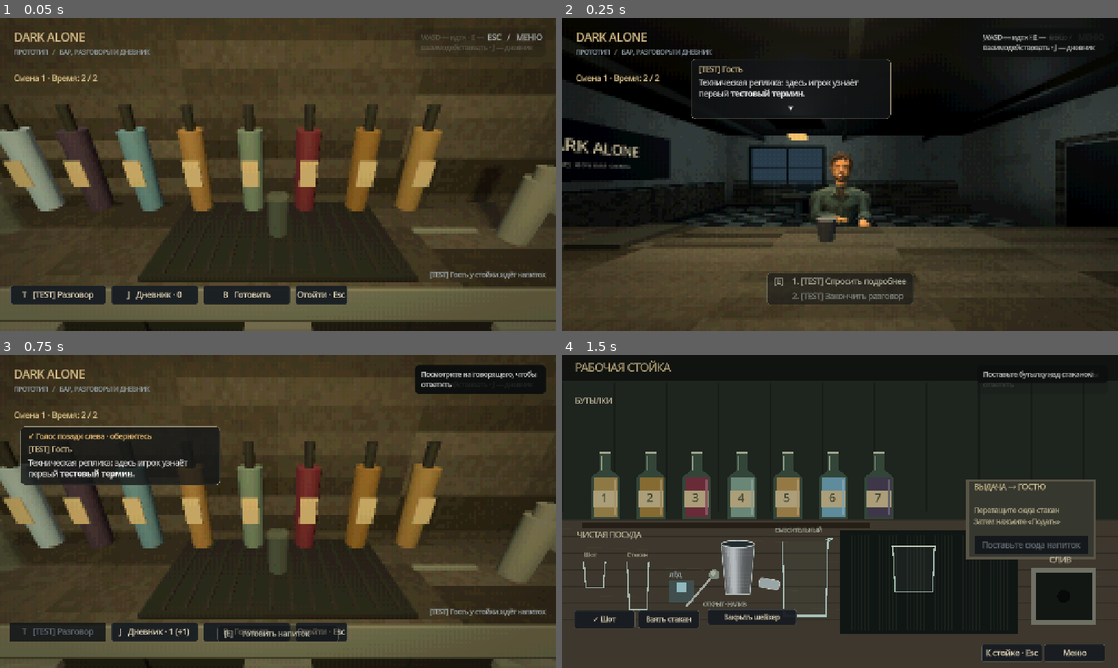
Above: before the commit, frames 1-4 (two rows, left to right).
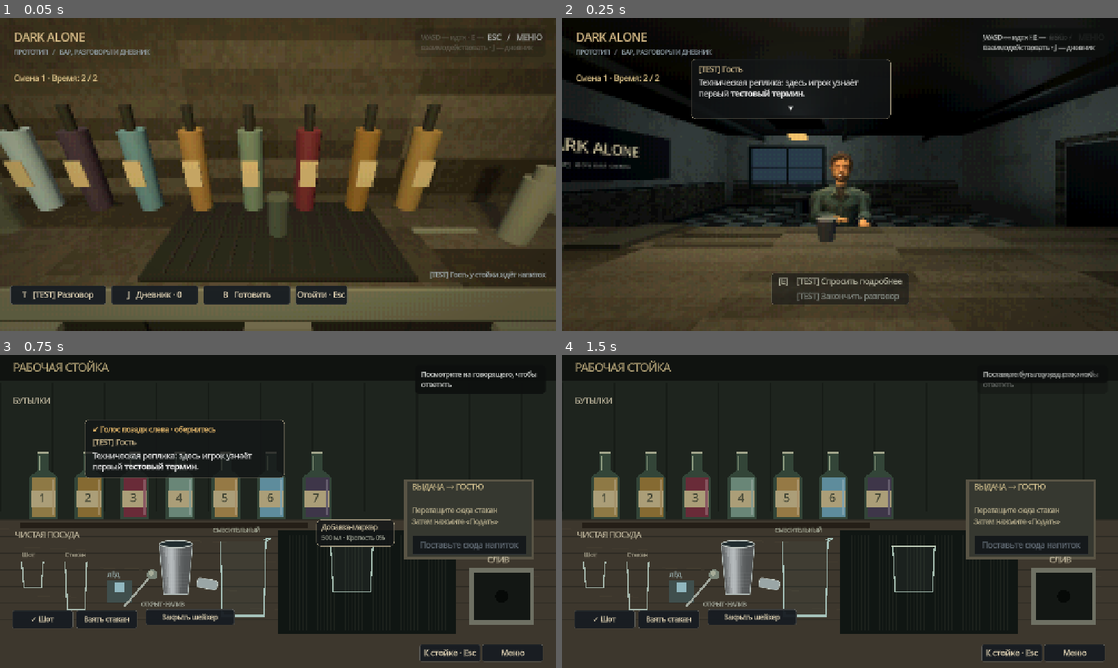
Above: after the commit, the same moments.

Repository: ZetMGC/Dark-Alone
Game: Godot game, scene res://tests/dialogue_bubble_test.tscn
The game is run twice, just before and just after one commit, with the same random seed, the same clock (stepped at 60 frames per second) and the same inputs. This scene is started directly instead of the project's main scene.
Inputs (mouse positions are in pixels of both pictures, inside the frame that each line leads up to):
- Up to frame 1 (0.05 s): no input
- Up to frame 2 (0.25 s): no input
- Up to frame 3 (0.75 s): tap Enter at 0.5 s; move the mouse to (305, 511) at 0.52 s; hold W (move_forward) from 0.53 s (still down); hold E (interact) from 0.53 s (still down); click (305, 511) at 0.67 s
- Up to frame 4 (1.5 s): right-click (867, 511) at 0.8 s; release W (move_forward) at 1.25 s; release E (interact) at 1.25 s; drag from (728, 527) to (812, 574) at 1.27 s

Frame 1 is identical in both runs. In frame 2, 0.6% of the frame differs, in the area x 36-64%, y 81-92%; in frame 3, 73%, in the area x 0-100%, y 0-100%; in frame 4, less than 0.1%.

Commit message:
feat: replace numeric replies with pointer selection and integrate visitor

Diff:
--- a/scripts/player/free_roam_camera.gd
+++ b/scripts/player/free_roam_camera.gd
@@ -15,6 +15,12 @@
 var _return_basis: Basis
 var _nearby: PackedStringArray = []
 var _dialogue_look: bool = false
+var dialogue_pointer: bool = false
+
+func set_dialogue_pointer(value: bool) -> void:
+	if dialogue_pointer != value:
+		dialogue_pointer = value
+		_update_capture()
 
 
 func set_dialogue_look(enabled: bool) -> void:
@@ -118,7 +124,7 @@
 
 
 func _update_capture() -> void:
-	if ((_controls_enabled and not focus_active) or _dialogue_look) and not is_transitioning and _window_focused and view.current and DisplayServer.get_name() != "headless":
+	if not dialogue_pointer and ((_controls_enabled and not focus_active) or _dialogue_look) and not is_transitioning and _window_focused and view.current and DisplayServer.get_name() != "headless":
 		if Input.mouse_mode != Input.MOUSE_MODE_CAPTURED:
 			Input.mouse_mode = Input.MOUSE_MODE_CAPTURED
 	else:
--- a/scripts/ui/dialogue_bubble_panel.gd
+++ b/scripts/ui/dialogue_bubble_panel.gd
@@ -95,6 +95,8 @@
 		var row = preload("res://scripts/ui/reply_choice_row.gd").new()
 		%VoiceChoices.add_child(row)
 		row.set_choice(str(choice.text), index, _choices_data.size(), index == selected_index, %VoiceText.get_theme_font("normal_font"))
+		row.hovered.connect(_hover_choice.bind(index))
+		row.activated.connect(func() -> void: submit_choice(index))
 	_refresh_selection()
 
 
@@ -103,6 +105,8 @@
 		super.set_open(value)
 		return
 	screen.visible = value
+	if not value:
+		_set_reply_pointer(false)
 	screen.mouse_filter = Control.MOUSE_FILTER_IGNORE
 	$Screen/Card.hide()
 	$Screen/Shade.hide()
@@ -237,6 +241,7 @@
 	if _runner == null or not _runner.active:
 		%VoiceBubble.hide()
 		%VoiceReplies.hide()
+		_set_reply_pointer(false)
 		%VoiceHint.hide()
 		_position_ready = false
 		_edge_side = 0
@@ -245,6 +250,7 @@
 		looking_at_speaker = false
 		%VoiceBubble.hide()
 		%VoiceReplies.hide()
+		_set_reply_pointer(false)
 		return
 	%VoiceBubble.visible = _speech_alpha > 0
 	var head := _speaker.global_position + Vector3.UP * 0.36
@@ -288,6 +294,7 @@
 		%VoiceDirection.text = "Голос за преградой · посмотрите на говорящего"
 	%VoiceTail.visible = not edge_mode
 	%VoiceReplies.visible = can_answer() and not _terminal and not _choices_data.is_empty()
+	_set_reply_pointer(%VoiceReplies.visible)
 	var reply_rect := preload("res://scripts/ui/reply_panel_layout.gd").rect(%VoiceChoices, area)
 	%VoiceReplies.offset_left = -reply_rect.size.x * 0.5
 	%VoiceReplies.offset_right = reply_rect.size.x * 0.5
@@ -295,7 +302,7 @@
 	%VoiceReplies.offset_bottom = -60
 	if %VoiceReplies.visible and selected_index >= 0 and selected_index < %VoiceChoices.get_child_count():
 		(%VoiceChoices.get_parent() as ScrollContainer).ensure_control_visible(%VoiceChoices.get_child(selected_index))
-	%VoiceReplyHelp.text = "E — закончить разговор" if _terminal else "1–9 — ответить · Колесо — выбор · E — подтвердить"
+	%VoiceReplyHelp.text = "E — закончить разговор" if _terminal else "E — подтвердить"
 	%VoiceHint.text = "E — показать реплику целиком · J — дневник · Esc — меню" if not is_line_complete() else ("Посмотрите на говорящего, чтобы ответить" if not looking_at_speaker else "J — дневник · Esc — меню · Backspace — прервать")
 	if is_line_complete() and not is_speech_complete():
 		%VoiceHint.text = "E — следующий пузырёк · J — дневник · Esc — меню"
@@ -315,9 +322,11 @@
 func _input(event: InputEvent) -> void:
 	if not _response_input_enabled or not bubble_enabled or not screen.visible or not _window_focused or event.is_echo():
 		return
-	if event is InputEventMouseButton and event.pressed and event.button_index in [MOUSE_BUTTON_WHEEL_UP, MOUSE_BUTTON_WHEEL_DOWN]:
-		select_relative(-1 if event.button_index == MOUSE_BUTTON_WHEEL_UP else 1)
-		get_viewport().set_input_as_handled()
+	if event is InputEventMouseButton and event.pressed and event.button_index == MOUSE_BUTTON_LEFT:
+		if Input.mouse_mode == Input.MOUSE_MODE_CAPTURED:
+			confirm()
+			get_viewport().set_input_as_handled()
+		return
 	elif event is InputEventKey and event.pressed:
 		var key: int = event.physical_keycode if event.physical_keycode != 0 else event.keycode
 		if key == KEY_E:
@@ -327,8 +336,6 @@
 			if is_instance_valid(target) and not target is DialogueTrigger and target.is_available():
 				return
 			confirm()
-		elif key >= KEY_1 and key <= KEY_9:
-			submit_choice(key - KEY_1)
 		elif key == KEY_BACKSPACE:
 			cancel_requested.emit()
 		else:
@@ -341,3 +348,12 @@
 		_window_focused = false
 	elif what == NOTIFICATION_APPLICATION_FOCUS_IN:
 		_window_focused = true
+
+func _hover_choice(index: int) -> void:
+	if can_answer() and index >= 0 and index < _choices_data.size():
+		selected_index = index
+		_refresh_selection()
+
+func _set_reply_pointer(value: bool) -> void:
+	if is_instance_valid(_camera) and _camera.get_parent() is FreeRoamCamera:
+		(_camera.get_parent() as FreeRoamCamera).set_dialogue_pointer(value)
--- a/scripts/ui/object_context_bubble.gd
+++ b/scripts/ui/object_context_bubble.gd
@@ -97,6 +97,9 @@
 		last.queue_free()
 	while choices.get_child_count() < actions.size():
 		var row = preload("res://scripts/ui/reply_choice_row.gd").new()
+		var index := choices.get_child_count()
+		row.hovered.connect(func() -> void: selected = index)
+		row.activated.connect(func() -> void: _activate_choice(index))
 		choices.add_child(row)
 	for index in actions.size():
 		choices.get_child(index).set_choice(str(actions[index].text), index, actions.size(), index == selected, null, 17)
@@ -121,15 +124,16 @@
 	if not is_instance_valid(target) or interaction.get_target() != target or not target.is_available():
 		clear_context()
 		return false
-	if event is InputEventMouseButton and event.pressed and event.button_index in [MOUSE_BUTTON_WHEEL_UP, MOUSE_BUTTON_WHEEL_DOWN]:
-		selected = posmod(selected + (-1 if event.button_index == MOUSE_BUTTON_WHEEL_UP else 1), actions.size())
-		return true
+	if event is InputEventMouseButton and event.pressed and event.button_index == MOUSE_BUTTON_LEFT:
+		return _activate_choice(selected) if Input.mouse_mode == Input.MOUSE_MODE_CAPTURED else false
 	if event is InputEventKey and event.pressed:
 		var key: int = event.physical_keycode if event.physical_keycode != 0 else event.keycode
-		var index := selected if key == KEY_E else int(key - KEY_1)
-		if key != KEY_E and (key < KEY_1 or key > KEY_9):
-			return false
-		if index < 0 or index >= actions.size():
-			return false
-		return target.activate_context_action(StringName(actions[index].id))
+		if key == KEY_E:
+			return _activate_choice(selected)
 	return false
+
+func _activate_choice(index: int) -> bool:
+	if not enabled or not is_visible_in_tree() or not is_instance_valid(target) or interaction.get_target() != target or not target.is_available() or index < 0 or index >= actions.size():
+		clear_context()
+		return false
+	return target.activate_context_action(StringName(actions[index].id))
--- a/scripts/ui/reply_choice_row.gd
+++ b/scripts/ui/reply_choice_row.gd
@@ -1,12 +1,16 @@
 extends HBoxContainer
 ## Клавиша и реплика имеют отдельные колонки и общую базовую линию.
+signal hovered
+signal activated
+
 var key_label := Label.new()
 var body := Label.new()
 var text: String:
 	get: return key_label.text + " " + body.text
 
 func _init() -> void:
-	mouse_filter = Control.MOUSE_FILTER_IGNORE
+	mouse_filter = Control.MOUSE_FILTER_STOP
+	mouse_entered.connect(func() -> void: hovered.emit())
 	size_flags_horizontal = Control.SIZE_EXPAND_FILL
 	add_theme_constant_override("separation", 8)
 	key_label.custom_minimum_size.x = 34
@@ -20,7 +24,7 @@
 	add_child(body)
 
 func set_choice(caption: String, index: int, count: int, chosen: bool, font: Font = null, font_size: int = 18) -> void:
-	body.text = caption if count == 1 else "%d. %s" % [index + 1, caption]
+	body.text = caption
 	for label in [key_label, body]:
 		label.add_theme_font_size_override("font_size", font_size)
 		if font != null:
@@ -33,3 +37,8 @@
 
 func natural_width() -> float:
 	return body.get_theme_font("font").get_string_size(body.text, HORIZONTAL_ALIGNMENT_LEFT, -1, body.get_theme_font_size("font_size")).x + 42
+
+func _gui_input(event: InputEvent) -> void:
+	if event is InputEventMouseButton and event.button_index == MOUSE_BUTTON_LEFT and event.pressed:
+		activated.emit()
+		accept_event()
--- a/tests/dialogue_bubble_test.gd
+++ b/tests/dialogue_bubble_test.gd
@@ -128,10 +128,10 @@
 	await get_tree().process_frame
 	await get_tree().process_frame
 	_expect(panel.can_answer() and not panel.edge_mode, "Looking back restores same line and replies")
-	await _wheel(MOUSE_BUTTON_WHEEL_DOWN)
-	_expect(panel.selected_index == 1, "Wheel selects next response")
-	await _wheel(MOUSE_BUTTON_WHEEL_UP)
-	_expect(panel.selected_index == 0, "Wheel selects previous response")
+	panel._hover_choice(1)
+	_expect(panel.selected_index == 1, "Hover selects next response")
+	panel._hover_choice(0)
+	_expect(panel.selected_index == 0, "Hover selects previous response")
 	await _key(KEY_E, true)
 	_expect(session.runner.current_node_id == &"opening", "Held key echo ignored")
 	await _key(KEY_E)
@@ -166,8 +166,8 @@
 	session.close_journal()
 	_expect(text.visible_characters == count, "Return keeps reading progress")
 	await _key(KEY_E)
-	await _key(KEY_1)
-	_expect(session.runner.current_node_id == &"goodbye", "Number directly chooses available reply")
+	panel.get_node("%VoiceChoices").get_child(0).activated.emit()
+	_expect(session.runner.current_node_id == &"goodbye", "Click chooses available reply")
 	await _key(KEY_E)
 	_expect(session.runner.active, "Terminal first F only reveals")
 	await _key(KEY_E)
@@ -347,17 +347,23 @@
 	bubble.render(runner, journal)
 	await get_tree().process_frame
 	_expect(bubble.get_node("%VoiceChoices").get_child_count() == 2 and bubble.selected_index == 1, "New deduction inserts answer while preserving selected fallback by ID")
-	_expect(bubble.get_node("%VoiceChoices").get_child(0).text.contains("1. Ты коллекционируешь") and bubble.get_node("%VoiceChoices").get_child(1).text.contains("2. Не буду"), "New reply and fallback renumber contiguously")
+	_expect(bubble.get_node("%VoiceChoices").get_child(0).text.contains("Ты коллекционируешь") and bubble.get_node("%VoiceChoices").get_child(1).text.contains("Не буду"), "Replies have captions without numeric hints")
 	var emitted: Array = []
 	bubble.choice_requested.connect(func(_dialogue: StringName, _node: StringName, id: StringName) -> void: emitted.append(id))
 	await _snap("06-reasoning-replies")
 	await _key(KEY_1)
-	_expect(emitted == [&"props"], "Actual digit one submits displayed first reply after deduction")
 	await _key(KEY_2)
-	_expect(emitted.back() == &"leave", "Actual digit two submits displayed fallback")
-	await _wheel(MOUSE_BUTTON_WHEEL_UP)
-	await _key(KEY_E)
-	_expect(bubble.selected_index == 0 and emitted.back() == &"props", "Wheel and E use the same visible indices after conclusion")
+	_expect(emitted.is_empty(), "Digit keys cannot submit replies")
+	var click := InputEventMouseButton.new()
+	click.button_index = MOUSE_BUTTON_LEFT
+	click.pressed = true
+	await _click_reply(bubble, 0)
+	_expect(emitted == [&"props"], "Click submits corresponding reply")
+	await _click_reply(bubble, 1)
+	_expect(emitted.back() == &"leave", "Click submits fallback")
+	bubble._hover_choice(0)
+	await _key(KEY_E)
+	_expect(bubble.selected_index == 0 and emitted.back() == &"props", "Hover and E use the same reply after conclusion")
 	runner.choose(&"props")
 	bubble.render(runner, journal)
 	bubble.reveal_text()
@@ -398,3 +404,20 @@
 	await get_tree().process_frame
 	_expect(bubble.get_node("%VoiceReplies").visible and bubble.selected_index == 0 and bubble.get_node("%VoiceChoices").get_child_count() == 2, "Answer card returns only when responses become available")
 	bubble.queue_free()
+
+func _click_reply(bubble: DialogueBubblePanel, index: int) -> void:
+	var row: Control = bubble.get_node("%VoiceChoices").get_child(index)
+	var point := row.get_global_rect().get_center()
+	var motion := InputEventMouseMotion.new()
+	motion.position = point
+	motion.global_position = point
+	get_viewport().push_input(motion, true)
+	await get_tree().process_frame
+	for pressed in [true, false]:
+		var click := InputEventMouseButton.new()
+		click.button_index = MOUSE_BUTTON_LEFT
+		click.pressed = pressed
+		click.position = point
+		click.global_position = point
+		get_viewport().push_input(click, true)
+	await get_tree().process_frame
--- a/tests/object_context_test.gd
+++ b/tests/object_context_test.gd
@@ -65,11 +65,15 @@
 	bubble.refresh_context()
 	expect(bubble.text_label.text.contains("Открыто"), "Action feedback stays by object")
 	expect(bubble.actions.size() == 2, "Only target actions listed")
-	expect(bubble.handle_input(key(KEY_2)) and target.calls == 2, "Number activates corresponding action")
+	expect(not bubble.handle_input(key(KEY_2)) and target.calls == 0, "Digit cannot activate action")
+	bubble.choices.get_child(1).activated.emit()
+	expect(target.calls == 2, "Click activates corresponding action")
 	var wheel := InputEventMouseButton.new()
 	wheel.pressed = true
 	wheel.button_index = MOUSE_BUTTON_WHEEL_DOWN
-	expect(bubble.handle_input(wheel) and bubble.selected == 1, "Wheel chooses next action")
+	expect(not bubble.handle_input(wheel), "Wheel is not required to select action")
+	bubble.choices.get_child(1).hovered.emit()
+	expect(bubble.selected == 1, "Hover chooses next action")
 	expect(not bubble.handle_input(key(KEY_F)) and target.calls == 2, "Old F binding does not execute actions")
 	expect(bubble.handle_input(key(KEY_E)) and target.calls == 4, "E confirms selected action")
 	controller.selected = null
Not shown, changed: AGENTS.md
Not shown, changed: README.md
Not shown, changed: docs/BACKLOG.md
Not shown, changed: docs/CONTRACTS.md
Not shown, changed: docs/DIALOGUE_BUBBLES.md
Not shown, changed: docs/HANDOFF.md
Not shown, changed: docs/PLAYTEST.md
Not shown, changed: docs/REASONING_DEMO.md
Not shown, changed: docs/STATUS.md
Not shown, changed: docs/TESTING.md
Not shown, added: docs/decisions/0041-pointer-replies-main-integration.md
Not shown, changed: docs/decisions/README.md
(and 3 more such lines)
